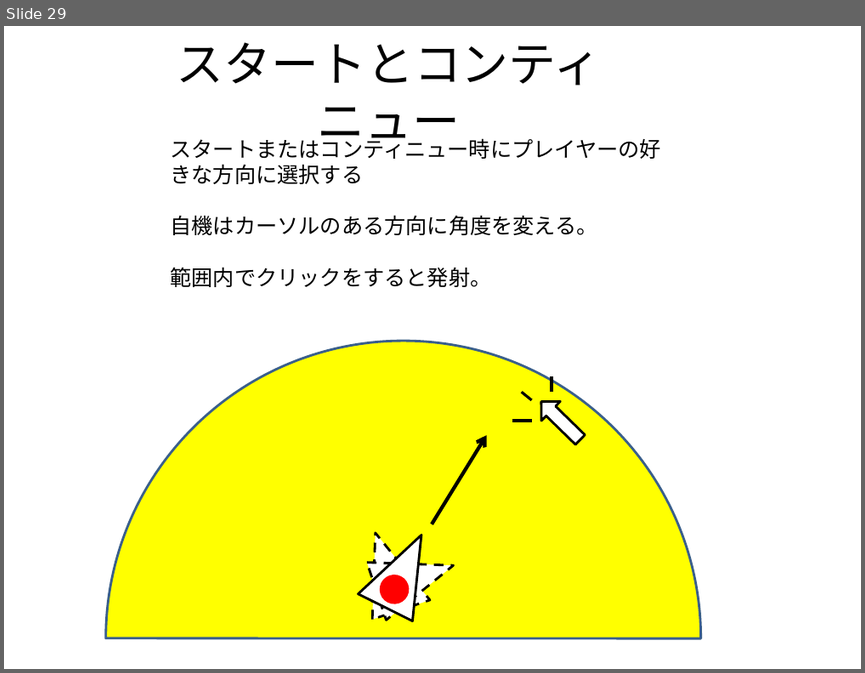
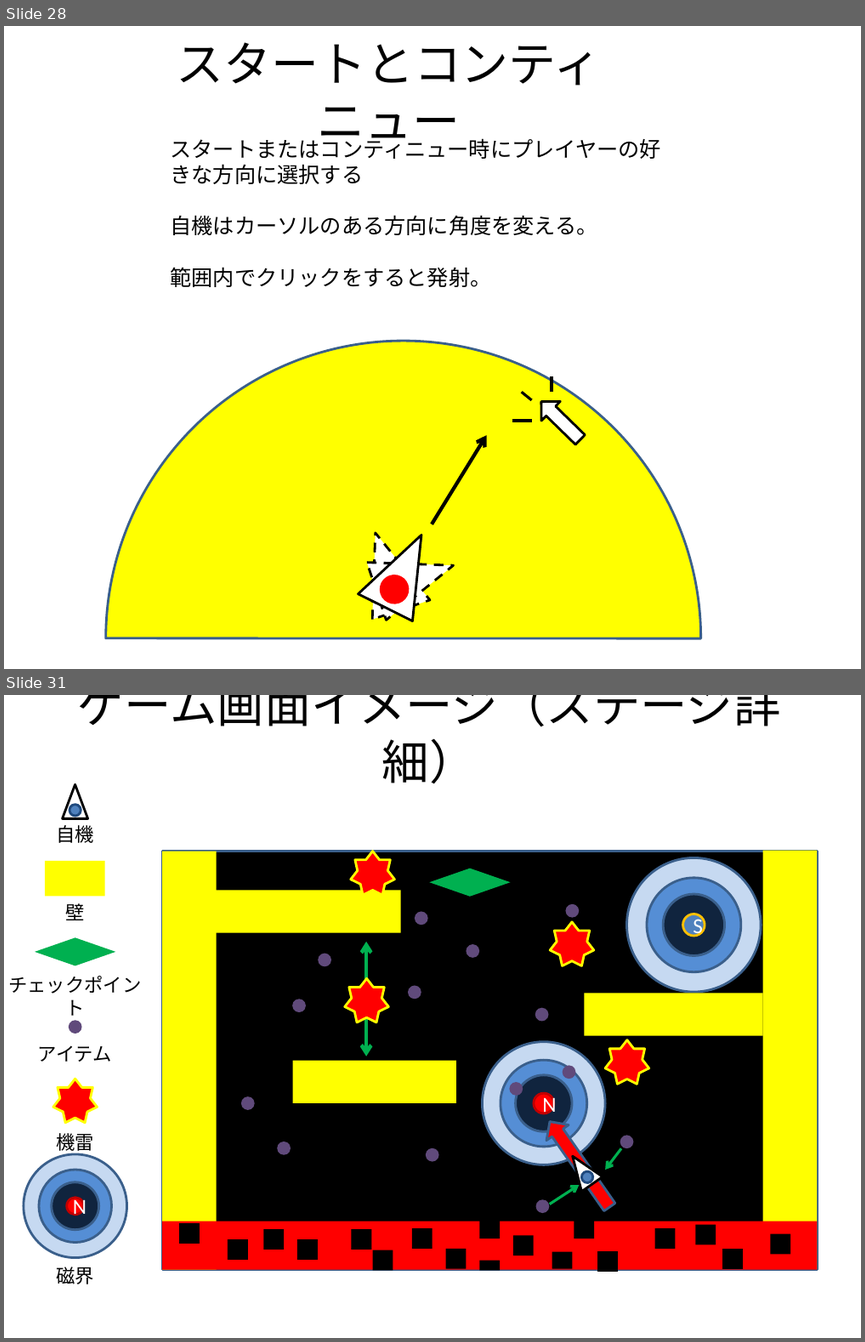
Before and after one commit to xtatrax/oldPrj-SchoolTask_BomberProject-public, a slide deck: Document/GamePlanning.pptx. Shown one above the other, each under a label of ours: slide 29 before the commit, slides 28 and 31 after it; the slides between them are not shown. The pictures are 865x673 and 865x1342 pixels, drawn with LibreOffice and Linux fonts; fonts in the diff are those of the drawing. Boxes give left, top, right and bottom in pixels: in the first picture for what was removed or moved away, otherwise in the second. Text is boxed around its words. In the diff, an @@ line names an element or a change of style, - is before the commit and + after.

```diff
--- a/Document/GamePlanning.pptx
+++ b/Document/GamePlanning.pptx
@@ slide 31 added at <box>4,695,861,1338</box>, background #FFFFFF @@
@@ title added at <box>77,695,781,783</box>, 39.6 pt, text #000000 @@
+ゲーム画面イメージ（ステージ詳細）
@@ triangle added at <box>63,784,88,818</box>, fill #FFFFFF, outline #000000 2 pt @@
@@ ellipse added at <box>69,805,80,816</box>, fill #4F81BD, outline #1F497D 2 pt @@
@@ text added at <box>56,825,94,843</box>, 16 pt, text #000000 @@
+自機
@@ rectangle added at <box>45,861,105,896</box>, fill #FFFF00 @@
@@ text added at <box>66,903,85,920</box>, 16 pt, text #000000 @@
+壁
@@ diamond added at <box>35,937,115,966</box>, fill #00B050 @@
@@ text added at <box>8,975,141,1015</box>, 16 pt, text #000000 @@
+チェックポイント
@@ ellipse added at <box>69,1020,82,1033</box>, fill #604A7B @@
@@ text added at <box>38,1045,112,1061</box>, 16 pt, text #000000 @@
+アイテム
@@ star added at <box>52,1079,97,1123</box>, fill #FF0000, outline #FFFF00 2 pt @@
@@ text added at <box>56,1133,94,1154</box>, 16 pt, text #000000 @@
+機雷
@@ group added at <box>162,850,817,1271</box>: 25 rectangles, 23 ellipses, 4 stars, 2 arrows, 1 double arrow, 1 down arrow, 1 triangle, 1 diamond @@
+S
+N
@@ group added at <box>24,1154,127,1284</box>: 4 ellipses, 1 text @@
+N
+磁界
@@ what was slide 29 is now slide 28 @@
```
Also in this commit, not shown: 2 slides changed, 1 other slide added, 1 other file.
